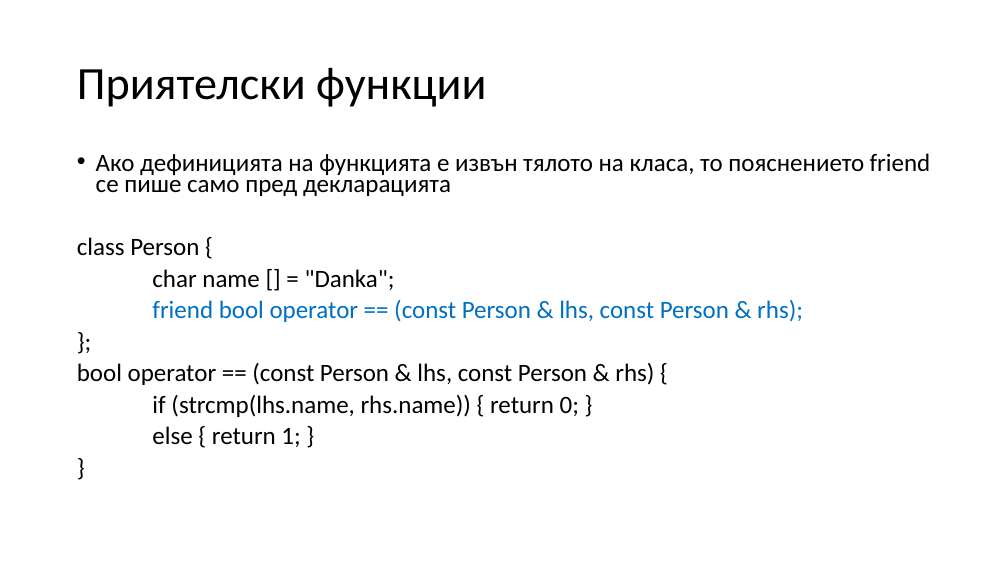
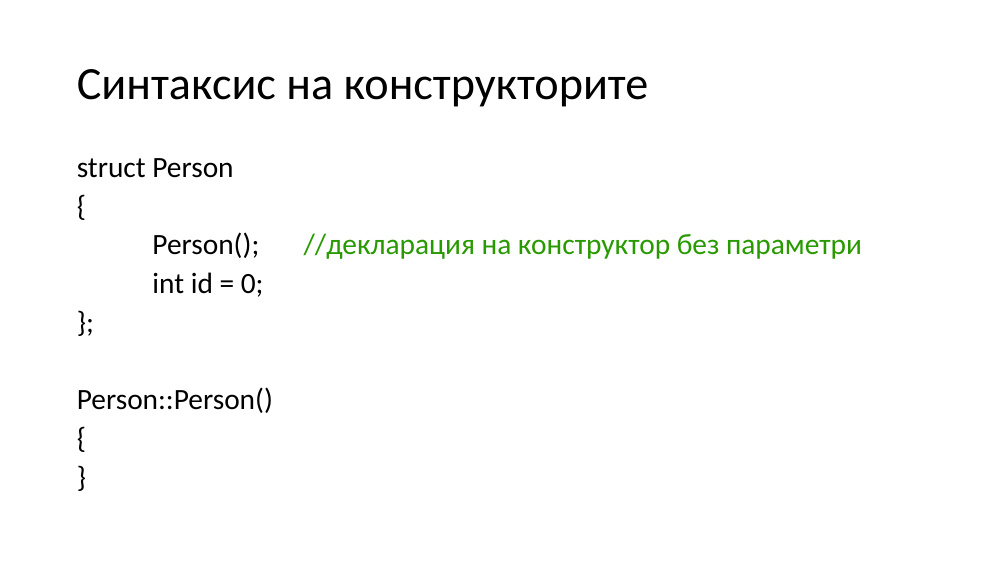
Before and after one commit to Mapmo/Uni-CPP, a slide deck: slide 9 of Object-Oriented Programming/Consultation 2/Consultation2.pptx (slide 29 before the commit). Drawn at 1008x567 pixels with LibreOffice and Linux fonts; fonts in the diff are those of the drawing. Boxes give left, top, right and bottom in pixels: in the first picture for what was removed or moved away, otherwise in the second. Text is boxed around its words. In the diff, an @@ line names an element or a change of style, - is before the commit and + after.

```diff
--- a/Object-Oriented Programming/Consultation 2/Consultation2.pptx
+++ b/Object-Oriented Programming/Consultation 2/Consultation2.pptx
@@ title at bbox=[77, 69, 649, 107]: text changed @@
-Приятелски функции
+Синтаксис на конструкторите
@@ text "struct Person" at bbox=[77, 158, 862, 413]: size 23.8 to 28 pt in "};", "}"; line spacing 0.7 to 0.8 @@
@@ text at bbox=[77, 158, 862, 413]: text changed; size 23.8 to 28 pt; text colour #000000 to #289A00 @@
-• Ако дефиницията на функцията е извън тялото на класа, то пояснението friend се пише само пред декларацията
-class Person {
-char name [] = "Danka";
-friend bool operator == (const Person & lhs, const Person & rhs);
+struct Person
+{
+Person(); //декларация на конструктор без параметри
+int id = 0;
@@ text at bbox=[77, 363, 654, 447]: text changed; size 23.8 to 28 pt @@
-bool operator == (const Person & lhs, const Person & rhs) {
-if (strcmp(lhs.name, rhs.name)) { return 0; }
-else { return 1; }
+Person::Person()
+{
```
Also in this commit, not shown: 10 other slides changed, 73 slides added, 74 slides removed, 4 other files.
